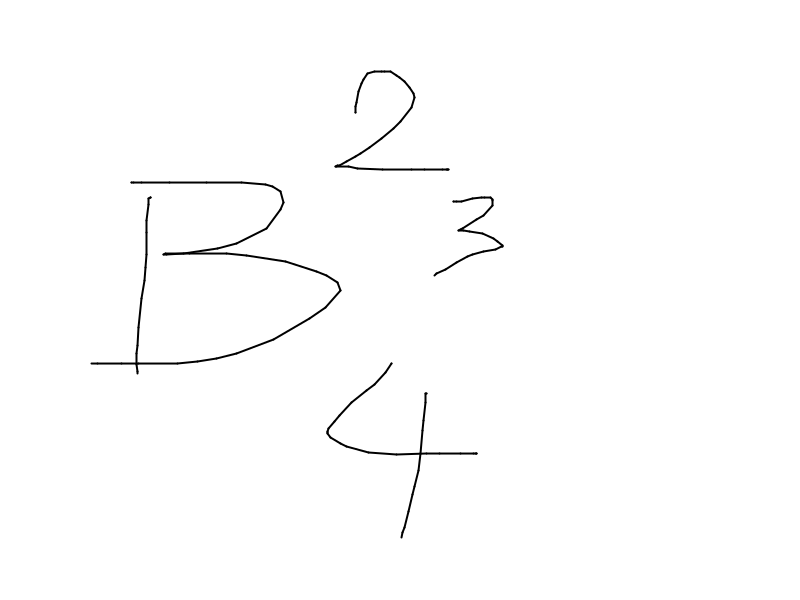
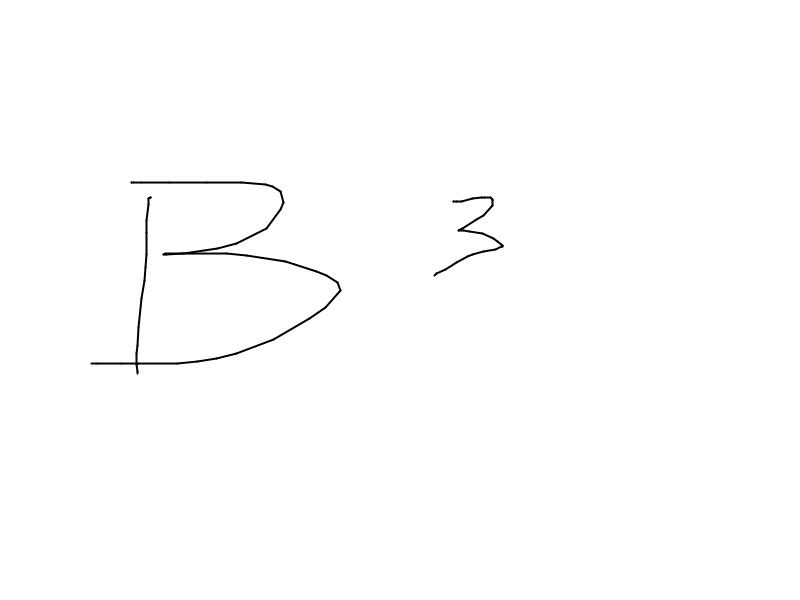
Comparing the layer stacks of the two 800 x 600 images. Changes:
hid "Layer 4" over [326,362,478,539]
hid "Layer 2" over [334,70,450,171]
